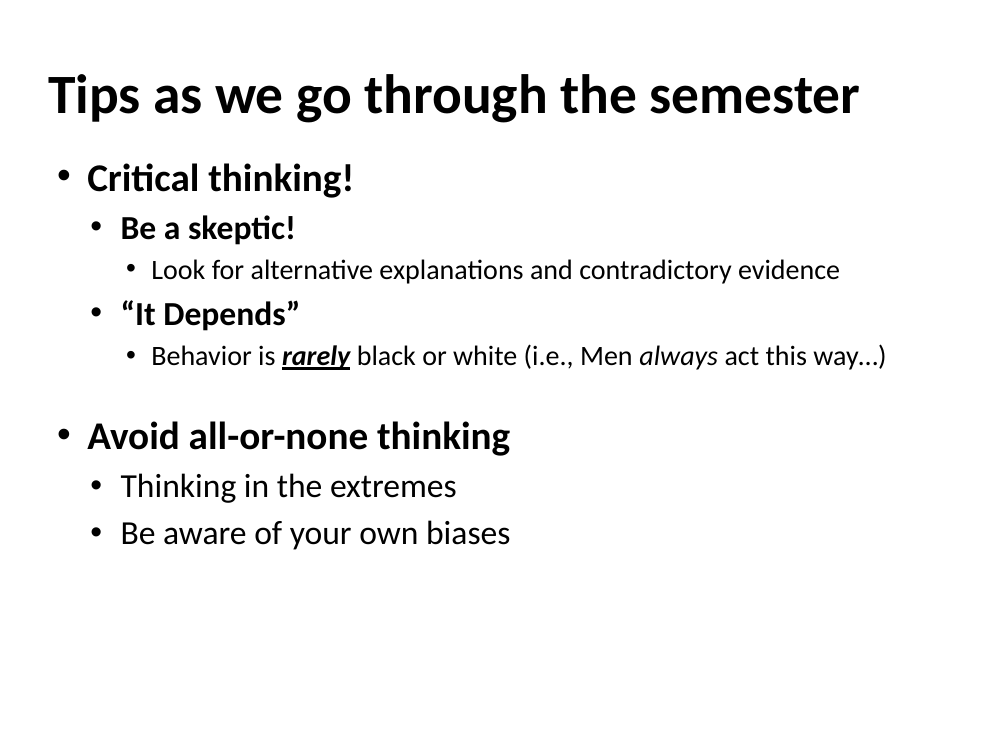
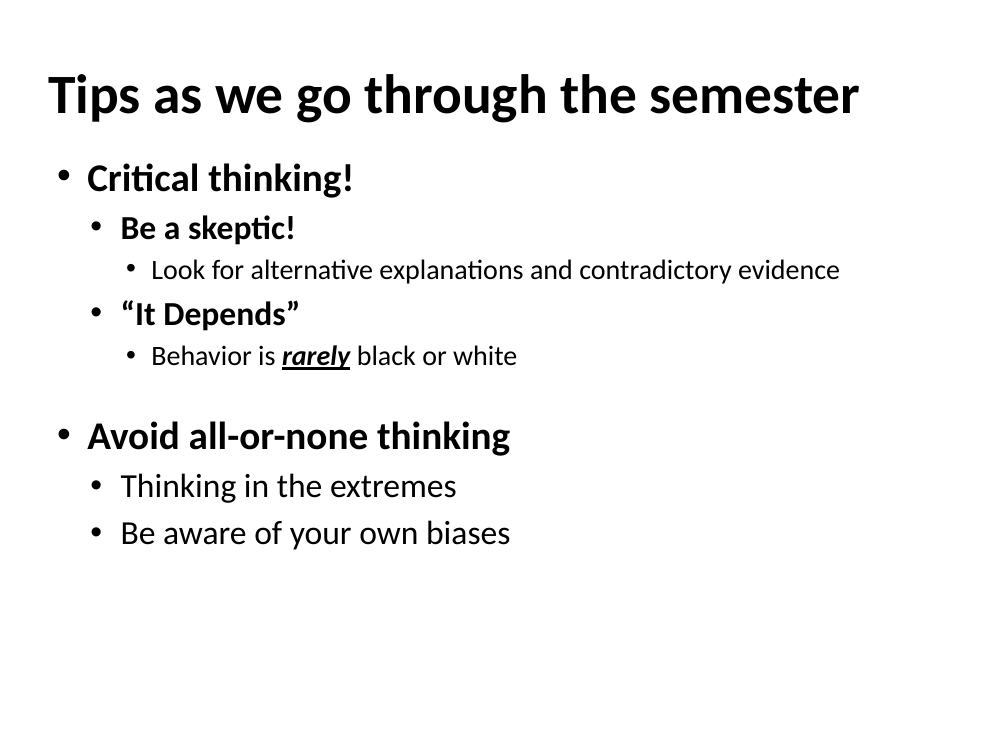
Before and after one commit to npm27/Teaching-Materials, a slide deck: slide 13 of Research Methods/Slides/0 First Day Info_d2l.pptx (slide 11 before the commit). Drawn at 1008x756 pixels with LibreOffice and Linux fonts; fonts in the diff are those of the drawing. Boxes give left, top, right and bottom in pixels: in the first picture for what was removed or moved away, otherwise in the second. Text is boxed around its words. In the diff, an @@ line names an element or a change of style, - is before the commit and + after.

```diff
--- a/Research Methods/Slides/0 First Day Info_d2l.pptx
+++ b/Research Methods/Slides/0 First Day Info_d2l.pptx
@@ text at [151, 345, 517, 370]: text changed @@
-    • Behavior is rarely black or white (i.e., Men always act this way…)
+    • Behavior is rarely black or white
```
Also in this commit, not shown: 1 other file.
